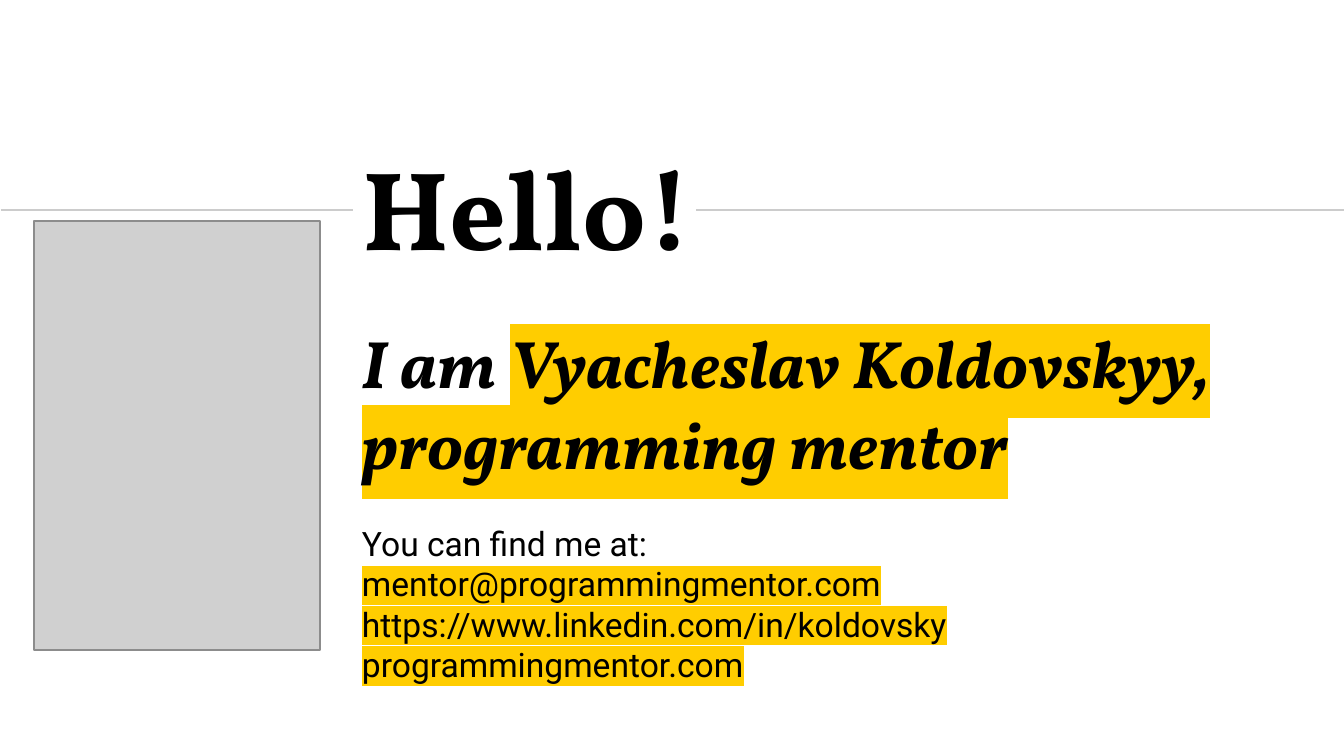
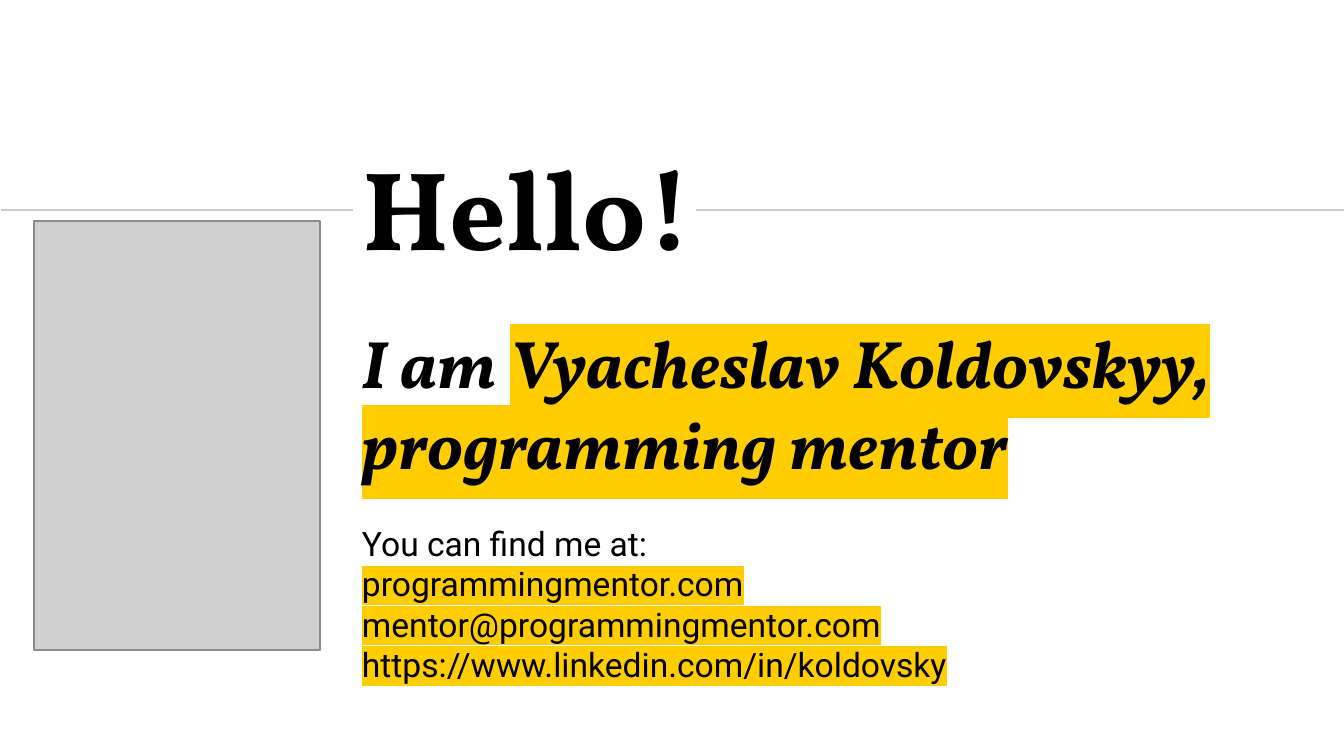
Before and after one commit to koldovsky/typescript-workshop, a slide deck: slide 2 of ts-workshop-slides.pptx. Drawn at 1344x756 pixels with LibreOffice and Linux fonts; fonts in the diff are those of the drawing; grey boxes stand for pictures. Boxes give left, top, right and bottom in pixels: in the first picture for what was removed or moved away, otherwise in the second. Text is boxed around its words. In the diff, an @@ line names an element or a change of style, - is before the commit and + after.

```diff
--- a/ts-workshop-slides.pptx
+++ b/ts-workshop-slides.pptx
@@ subtitle at box(362, 530, 946, 684): text changed @@
-You can find me at:
-mentor@programmingmentor.com
-https://www.linkedin.com/in/koldovsky
-programmingmentor.com
+You can find me at:
+programmingmentor.com
+mentor@programmingmentor.com
+https://www.linkedin.com/in/koldovsky
```
Also in this commit, not shown: 2 other slides changed, 2 slides removed, 2 other files.
